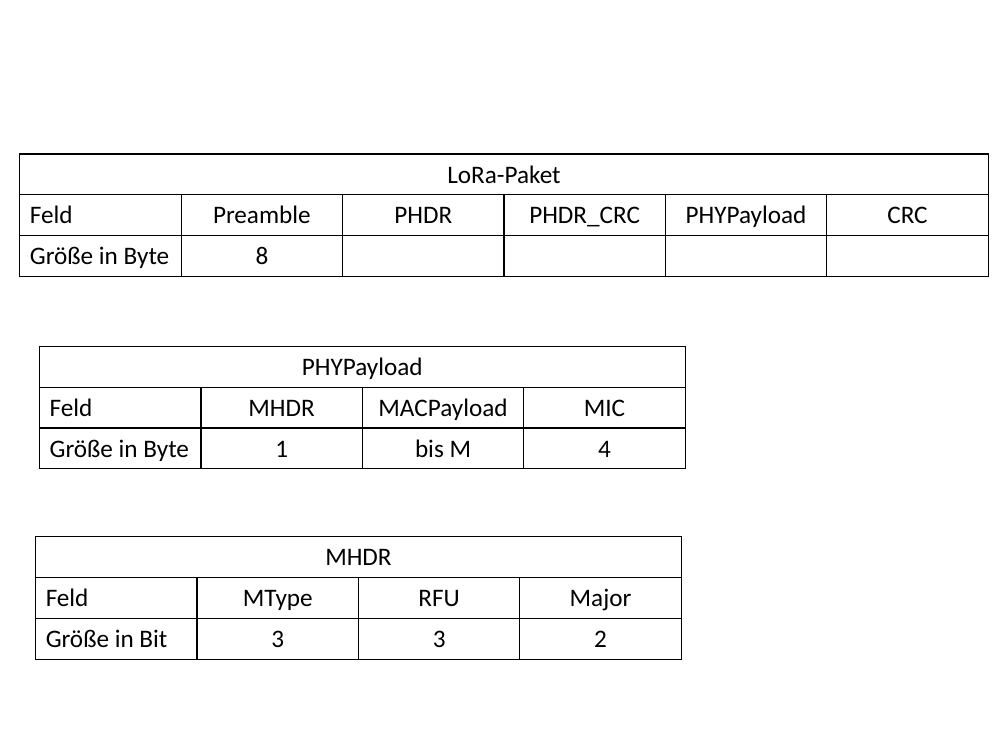
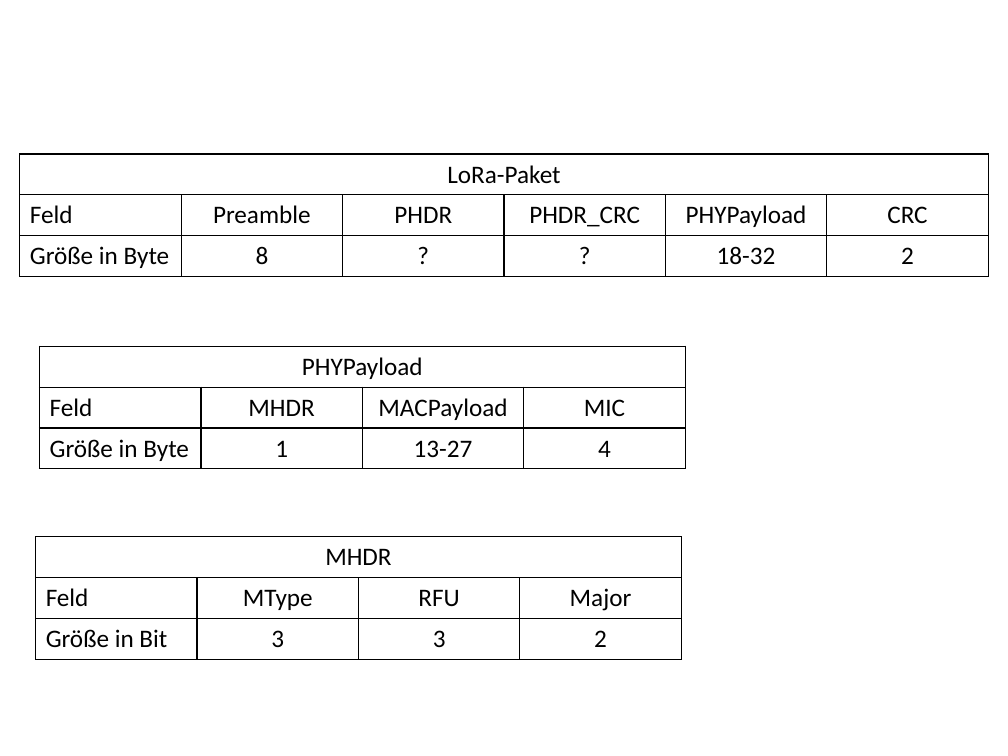
Before and after one commit to SiggiSigmann/Seminar_Lora, a slide deck: slide 1 of bilder_edit/LoRaPaket.pptx. Drawn at 1008x756 pixels with LibreOffice and Linux fonts; fonts in the diff are those of the drawing. Boxes give left, top, right and bottom in pixels: in the first picture for what was removed or moved away, otherwise in the second. Text is boxed around its words. In the diff, an @@ line names an element or a change of style, - is before the commit and + after.

```diff
--- a/bilder_edit/LoRaPaket.pptx
+++ b/bilder_edit/LoRaPaket.pptx
@@ table at (x1=20, y1=154, x2=988, y2=277) @@
-row 3: Größe in Byte | 8 |  |  |  | 
+row 3: Größe in Byte | 8 | ? | ? | 18-32 | 2
@@ table at (x1=39, y1=347, x2=684, y2=470) @@
-row 3, column 3: bis M
+row 3, column 3: 13-27
```
Also in this commit, not shown: 1 other slide changed, 6 other files.
